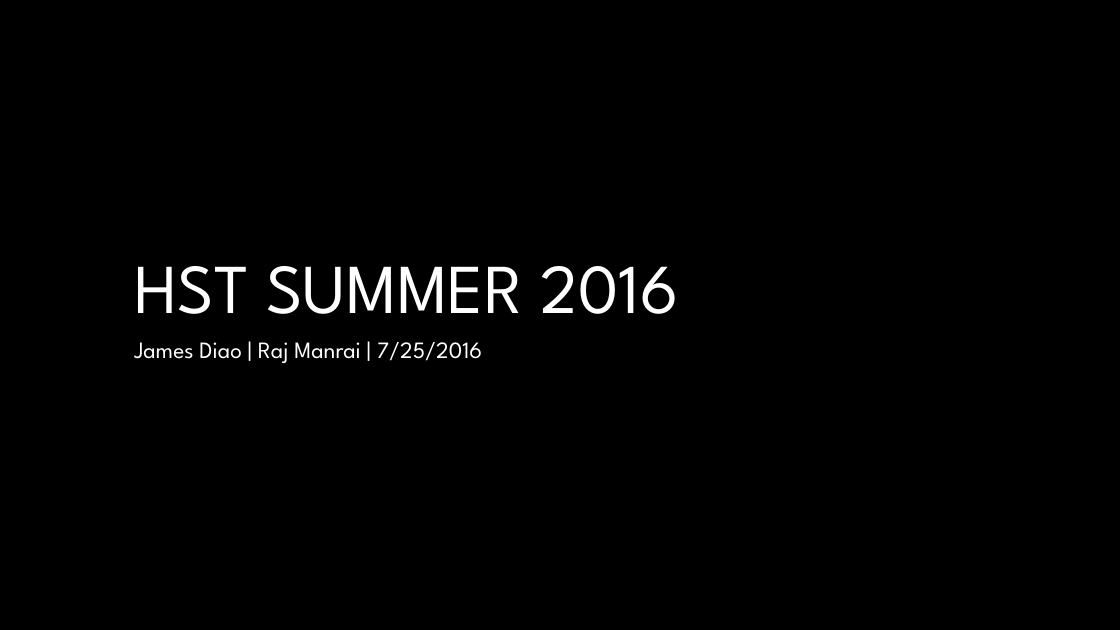
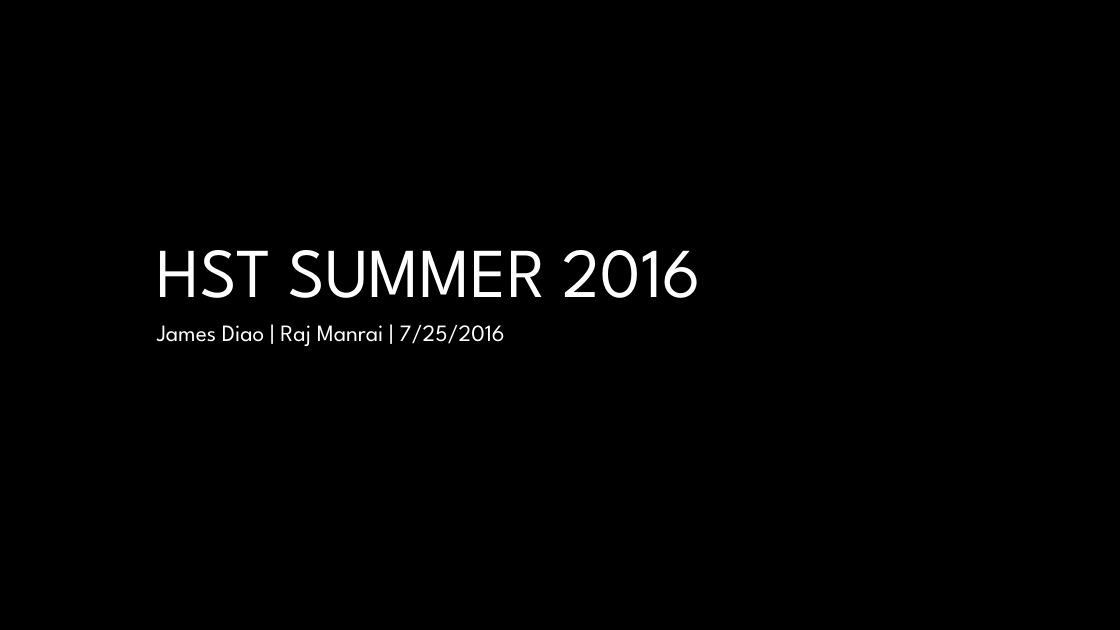
Before and after one commit to dfan/HST-2016, a slide deck: slide 1 of week_6/For_Zak.pptx. Drawn at 1120x630 pixels with LibreOffice and Linux fonts; fonts in the diff are those of the drawing; background and template pictures are left out. Boxes give left, top, right and bottom in pixels: in the first picture for what was removed or moved away, otherwise in the second. Text is boxed around its words. In the diff, an @@ line names an element or a change of style, - is before the commit and + after.

```diff
--- a/week_6/For_Zak.pptx
+++ b/week_6/For_Zak.pptx
@@ title "HST SUMMER 2016": place and size @@
-title "HST SUMMER 2016" at [134, 266, 678, 314]
+title "HST SUMMER 2016" at [157, 250, 701, 298]
@@ subtitle "James Diao | Raj Manrai ...": place and size @@
-subtitle "James Diao | Raj Manrai ..." at [134, 342, 482, 363]
+subtitle "James Diao | Raj Manrai ..." at [157, 325, 504, 346]
```
Also in this commit, not shown: 5 other slides changed, 11 slides added, 5 slides removed, 10 other files.
